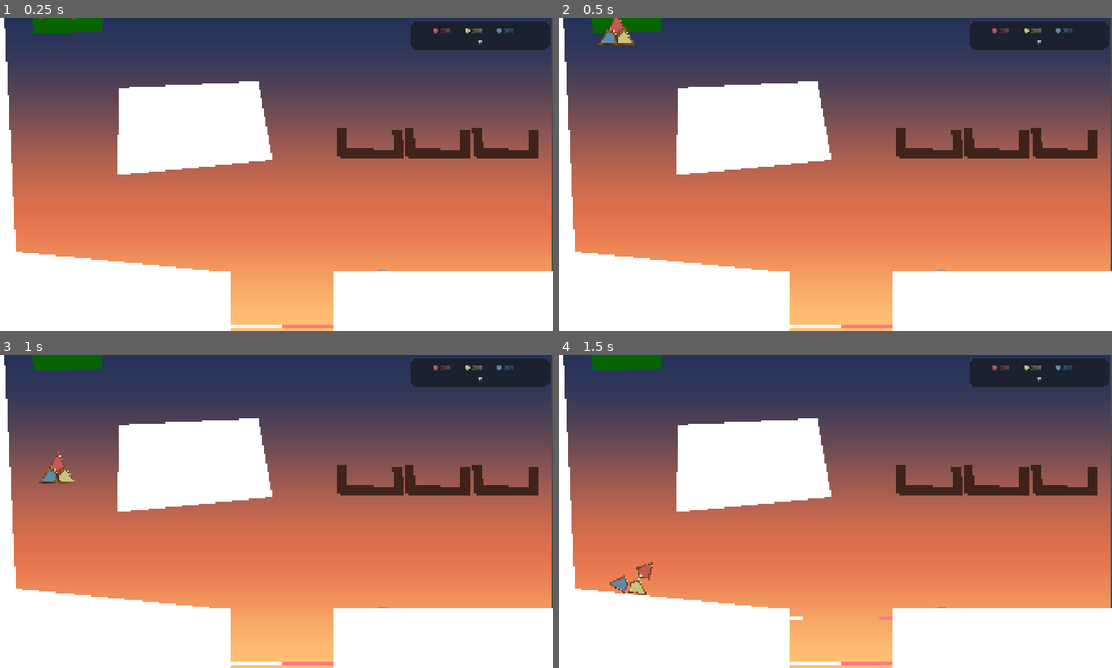
Above: before the commit, frames 1-4 (two rows, left to right).
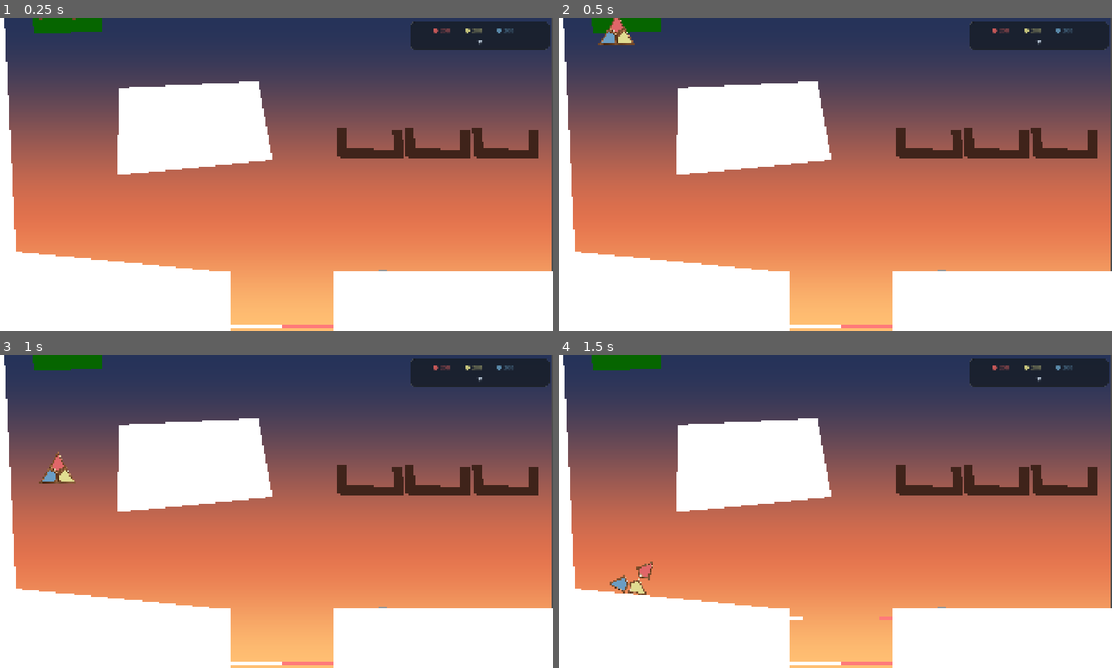
Above: after the commit, the same moments.

Repository: adambrock89/idle-glass
Game: Godot game, scene res://scenes/levels/fragment_manager.tscn
Same seed, same stepped clock (60 frames per second), same inputs: the game is played once before the commit and once after it.
Inputs (mouse positions are in pixels of both pictures, inside the frame that each line leads up to):
- Up to frame 1 (0.25 s): no input
- Up to frame 2 (0.5 s): no input
- Up to frame 3 (1 s): tap Enter at 0.5 s; move the mouse to (398, 495) at 0.52 s; tap G (toggle_generation) at 0.6 s; click (398, 495) at 0.67 s
- Up to frame 4 (1.5 s): move the mouse to (724, 527) at 1.27 s; tap C (toggle_hatch) at 1.35 s; click (724, 527) at 1.42 s

Frame 1 is identical in both runs. In frame 2, 0.2% of the frame differs, in the area x 7-14%, y 0-8%; in frame 3, 0.2%; in frame 4, 0.2%, in the area x 9-17%, y 66-77%.

Commit message:
work on glass shader. still not working

Diff:
--- a/assets/shaders/glass_fragment.gdshader
+++ b/assets/shaders/glass_fragment.gdshader
@@ -1,9 +1,9 @@
 shader_type canvas_item;
 
 uniform vec4 tint_color = vec4(1.0, 1.0, 1.0, 0.7);
-uniform float tint_intensity = 4.8;
+uniform float tint_intensity = 1.0;
 uniform float opacity_multiplier = 1.0;
-uniform float glare_intensity = 12.0;
+uniform float glare_intensity = 3.0;
 uniform vec2 light_dir = vec2(1.0, 1.0);
 uniform sampler2D screen_tex : hint_screen_texture;
 uniform float face_count = 6.0;
@@ -22,7 +22,7 @@
     float tint_strength = max(tint_intensity, 0.0);
     float glare_strength = max(glare_intensity, 0.0);
 
-    vec3 bg = texture(screen_tex, SCREEN_UV).rgb;
+    vec3 bg = vec3(SCREEN_UV, 0.0);
     float tint_blend = clamp(glass_alpha * (1.7 + tint_strength), 0.0, 1.0);
     vec3 col = mix(bg, dynamic_tint, tint_blend);
 
--- a/scenes/levels/fragment_manager.tscn
+++ b/scenes/levels/fragment_manager.tscn
@@ -117,6 +117,7 @@
 stream = ExtResource("8_7051s")
 volume_db = -5.622
 autoplay = true
+parameters/looping = false
 
 [node name="Polygon2D" type="Polygon2D" parent="."]
 polygon = PackedVector2Array(420, 238, 899, 216, 949, 487, 412, 540)
--- a/src/entities/fragment.gd
+++ b/src/entities/fragment.gd
@@ -8,7 +8,7 @@
 var color_name: ColorProfile.ColorName
 var base_color: Color
 
-var visual: MeshInstance2D
+var visual: Polygon2D
 var is_being_held: bool = false
 
 var border_mesh: MeshInstance2D
--- a/src/entities/fragment_container.gd
+++ b/src/entities/fragment_container.gd
@@ -55,13 +55,14 @@
 
 	var collisions: Array[CollisionPolygon2D] = []
 	var borders: Array[MeshInstance2D] = []
-	var inners: Array[MeshInstance2D] = []
+	var inners: Array[Polygon2D] = []
+
 	_collect_fragment_children(collisions, borders, inners)
 
 	var container_global_pos := global_position
 
 	for inner in inners:
-		var key := inner.name.replace("InnerMeshInstance_", "")
+		var key := inner.name.replace("InnerPolygon_", "")
 
 		var col = null
 		for c in collisions:
@@ -100,20 +101,21 @@
 func _collect_fragment_children(
 	collisions: Array[CollisionPolygon2D],
 	borders: Array[MeshInstance2D],
-	inners: Array[MeshInstance2D]
+	inners: Array[Polygon2D]
 ) -> void:
 	for child in get_children():
 		if child is CollisionPolygon2D:
 			collisions.append(child)
-		elif child is MeshInstance2D and child.name.begins_with("InnerMeshInstance_"):
+		elif child is Polygon2D and child.name.begins_with("InnerPolygon_"):
 			inners.append(child)
 		elif child is MeshInstance2D and child.name.begins_with("BorderMeshInstance_"):
 			borders.append(child)
 
+
 func _spawn_fragment_from_parts(
 	key,
 	col: CollisionPolygon2D,
-	inner: MeshInstance2D,
+	inner: Polygon2D,
 	border: MeshInstance2D,
 	container_global_pos: Vector2,
 	fragment_collection: Node,
@@ -166,7 +168,7 @@
 	frag.mass = frag.fragment_mass
 
 
-func _copy_fragment_metadata_from_inner(frag: Fragment, inner: MeshInstance2D) -> void:
+func _copy_fragment_metadata_from_inner(frag: Fragment, inner: Polygon2D) -> void:
 	var cp: ColorProfile = inner.get_meta("color_profile")
 	var color_name = inner.get_meta("color_name")
 	var base_color: Color = inner.get_meta("base_color")
@@ -175,6 +177,7 @@
 	frag.color_name = color_name
 	frag.base_color = base_color
 	frag.visual = inner
+
 
 
 func _inherit_container_motion(
--- a/src/systems/fragment_manager.gd
+++ b/src/systems/fragment_manager.gd
@@ -359,15 +359,11 @@
 	var push_offset := compute_push_out_offset(centroid, container_center, border_scale)
 	centroid += push_offset
 
-	var base_mesh := Fragment.get_mesh_from_polygon_points(centered_points)
-	if base_mesh == null:
-		return
-
-	var inner := MeshInstance2D.new()
-	inner.name = "InnerMeshInstance_%s" % str(color_name)
-	inner.mesh = base_mesh
+	var inner := Polygon2D.new()
+	inner.name = "InnerPolygon_%s" % str(color_name)
+	inner.polygon = centered_points
+	inner.position = centroid
 	inner.z_index = 1
-	inner.position = centroid
 	parent_container.add_child(inner)
 
 	var cp := ColorProfile.new()
@@ -383,6 +379,7 @@
 	mat.set_shader_parameter("object_rotation", inner.rotation)
 
 	inner.material = mat
+
 
 	var collision := CollisionPolygon2D.new()
 	collision.name = "CollisionPolygon2D_%s" % str(color_name)
